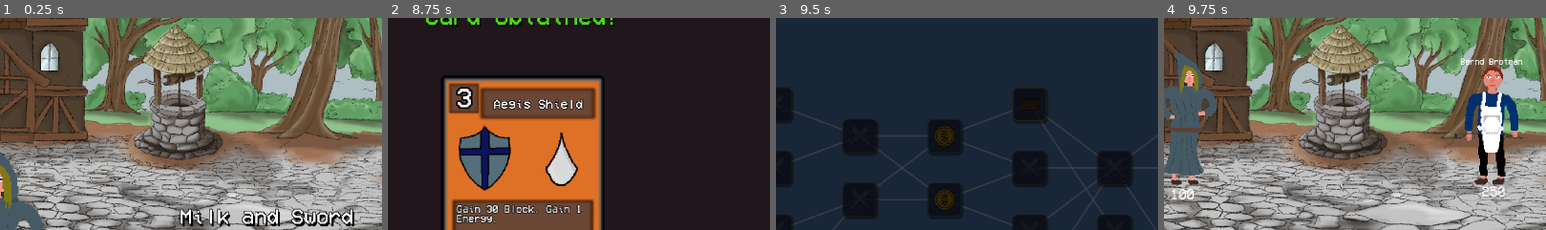
Above: before the commit, frames 1-4 (left to right).
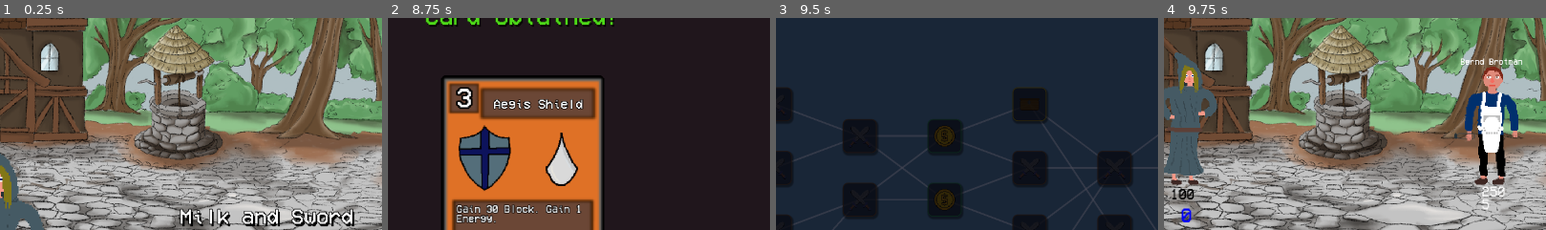
Above: after the commit, the same moments.

Repository: arch-jpg/eidsWi25
Game: Godot game, scene res://scenes/mainmenu/main_menu.tscn
Same seed, same stepped clock (60 frames per second), same inputs: the game is played once before the commit and once after it.
Inputs (mouse positions are % of the whole screen's width and height, from its top left):
- Up to frame 1 (0.25 s): no input
- Up to frame 2 (8.75 s): click "Play" at 0.5 s; click "Treasure" at 1.25 s; click "Open Treasure" at 2 s; tap Enter at 2.75 s; drag from (5, 49) to (60, 28) at 2.77 s; drag from (14, 49) to (45, 70) at 3.52 s; move the mouse to (11, 49) at 4.27 s; tap T at 4.35, 7.35 s; click (11, 49) at 4.42 s; drag from (4, 49) to (20, 35) at 5.02 s; drag from (1, 49) to (55, 50) at 5.77 s; drag from (10, 49) to (35, 25) at 6.52 s; move the mouse to (24, 49) at 7.27 s; click (24, 49) at 7.42 s; drag from (50, 50) to (30, 55) at 8.02 s
- Up to frame 3 (9.5 s): click "Continue" at 8.75 s
- Up to frame 4 (9.75 s): click "Combat" at 9.5 s
The pictures show only the part of the screen within x 32-82%, y 8-58%; the shares and areas given below are measured in that part.

Frames 1-3 are identical in both runs. In frame 4, 0.4% of the frame differs, in the area x 2-85%, y 80-97%.

Commit message:
added block and healing #13 #31

Diff:
--- a/scenes/fightscene/combat_scene.gd
+++ b/scenes/fightscene/combat_scene.gd
@@ -59,16 +59,26 @@
 	var shapebox = CollisionShape2D.new()
 	shapebox.shape = RectangleShape2D.new()
 	shapebox.shape.size = Vector2(40,140)
+
 	enemyhitbox.global_position+=Vector2(0,-140)
 	enemyhitbox.add_child(shapebox)
 	enemyhitbox.set_script(enemyHitbox)
 	enemyhitbox.enemyid=id
 	enemyhitbox.hp = EnemiesDatabase.get_enemy_health(id)
+
 	print(enemyhitbox.hp)
+
 	var enemyhp = Label.new()
+	var enemyblock= Label.new()
+
+	enemy.add_child(enemyblock)
 	enemy.add_child(enemyhp)
+
+	enemyblock.text="5"
 	enemyhp.text=str(int(EnemiesDatabase.get_enemy_by_id(id)["health"]))
+
 	enemyhp.global_position+=Vector2(-20,0)
+	enemyblock.global_position+=Vector2(-20,30)
 
 	#enemyname (for test reasons)
 	var enemyname = Label.new()
@@ -207,8 +217,8 @@
 		for i in currenemy["defenses"]:
 			cumulative += i["probability"]
 			if defenserandf <= cumulative:
-				print(i)
-				return
+				enemy.get_child(2).text = str(int(enemy.get_child(2).text) + int(i["value"]))
+			enemy.get_child(1).block = int(enemy.get_child(2).text)
 		print("defended")
 	pass
 
@@ -237,6 +247,7 @@
 # Call this function when the player loses
 func _on_battle_lost():
 	pass
+
 func animate_enemy_attack():
 	enemy.get_child(0).play("attack")
 	pass
--- a/scenes/fightscene/combat_scene.tscn
+++ b/scenes/fightscene/combat_scene.tscn
@@ -48,7 +48,19 @@
 offset_top = 3.0
 offset_right = 24.0
 offset_bottom = 26.0
+theme_override_colors/font_color = Color(0, 0, 0, 1)
 metadata/_edit_use_anchors_ = true
+
+[node name="block_bar" type="Label" parent="main_char"]
+offset_left = -17.5
+offset_top = 24.0
+offset_right = 22.5
+offset_bottom = 45.0
+theme_override_colors/font_color = Color(5.0056e-06, 0, 0.971487, 1)
+theme_override_font_sizes/font_size = 23
+text = "0"
+horizontal_alignment = 1
+vertical_alignment = 1
 
 [node name="handcontainer" type="Node2D" parent="."]
 position = Vector2(743, 767)
--- a/scenes/fightscene/enemyHitbox.gd
+++ b/scenes/fightscene/enemyHitbox.gd
@@ -2,10 +2,11 @@
 
 @export var enemyid: String
 var hp = EnemiesDatabase.get_enemy_health(enemyid)
+var block =5
 signal sg_dropped_attack(bool)
 
 func _ready() -> void:
-	get_parent().get_child(2).text = str(hp)
+	get_parent().get_child(4).text = str(hp)
 	hp=EnemiesDatabase.get_enemy_health(enemyid)
 	print(hp)
 
@@ -29,9 +30,18 @@
 				_apply_damage(effect)
 func take_damage(amount):
 	get_parent().get_child(0).play("damage")
+	if block != 0 and amount >0:
+		if block>=amount:
+			block-=amount
+			amount=0
+			get_parent().get_child(2).text = str(block)
+		else:
+			amount -= block
+			block =0
+			get_parent().get_child(2).text = str(block)
 	hp -= amount
 	if hp<=0:
-		var hpbar = get_parent().get_child(2)
+		var hpbar = get_parent().get_child(3)
 		if hpbar:
 			hpbar.text = "0"
 		get_parent().get_child(0).play("death")
@@ -44,7 +54,7 @@
 			GameState.is_boss_fight = false
 
 		get_tree().change_scene_to_file("res://scenes/map_system/map_screen.tscn")
-	var hpbar = get_parent().get_child(2)
+	var hpbar = get_parent().get_child(3)
 	print(hpbar)
 	if hpbar:
 		hpbar.text = str(hp)
--- a/scenes/fightscene/playerHitbox.gd
+++ b/scenes/fightscene/playerHitbox.gd
@@ -2,6 +2,8 @@
 # Reference to the label you want to update
 @onready var output_label: Label = get_parent().get_node("Label")
 @export var hp: int = GameState.get_player_health()
+@export var block: int = 0
+var tokens: Array = []
 var basehp = GameState.player_health
 func _ready() -> void:
 	output_label.text = str(hp)
@@ -19,7 +21,7 @@
 	get_block(block)
 
 func dropped_on(card_data) -> bool:
-	if card_data["type"] != "defense" :
+	if card_data["type"] != "defense" and card_data["type"] != "cantrip":
 		return false
 	get_parent().get_child(0).play("attack_block")
 
@@ -31,7 +33,29 @@
 		match effect.type:
 			"block":
 				_apply_block(effect)
+			"heal":
+				_apply_heal(effect)
+			"energy":
+				_apply_energy(effect)
+			"draw":
+				_apply_draw(effect)
+			"discard_cards":
+				pass
 func take_damage(amount):
+	if block>0 and amount>0:
+		if amount>=block:
+			amount-=block
+			block=0
+			var blockbar = get_parent().get_node_or_null("block_bar")
+			if blockbar:
+				blockbar.text = str(block)
+		else:
+			block-=amount
+			amount=0
+			var blockbar = get_parent().get_node_or_null("block_bar")
+			if blockbar:
+				blockbar.text = str(block)
+			return
 	GameState.damage_player(amount)
 	hp=GameState.get_player_health()
 	var hpbar = get_parent().get_node_or_null("Label")
@@ -46,7 +70,18 @@
 		get_tree().change_scene_to_file("res://scenes/mainmenu/main_menu.tscn")
 
 func get_block(amount):
-	hp += amount
-	var hpbar = get_parent().get_node_or_null("Label")
-	if hpbar:
-		hpbar.text = str(hp)
+	block += amount
+	var blockbar = get_parent().get_node_or_null("block_bar")
+	if blockbar:
+		blockbar.text = str(block)
+func _apply_heal(effect):
+	var heal = effect.value
+	take_damage(-heal)
+
+func _apply_energy(effect):
+	tokens.append("energy")
+	pass
+
+func _apply_draw(effect):
+	#TODO: APPLY DRAW EFFECT
+	pass
